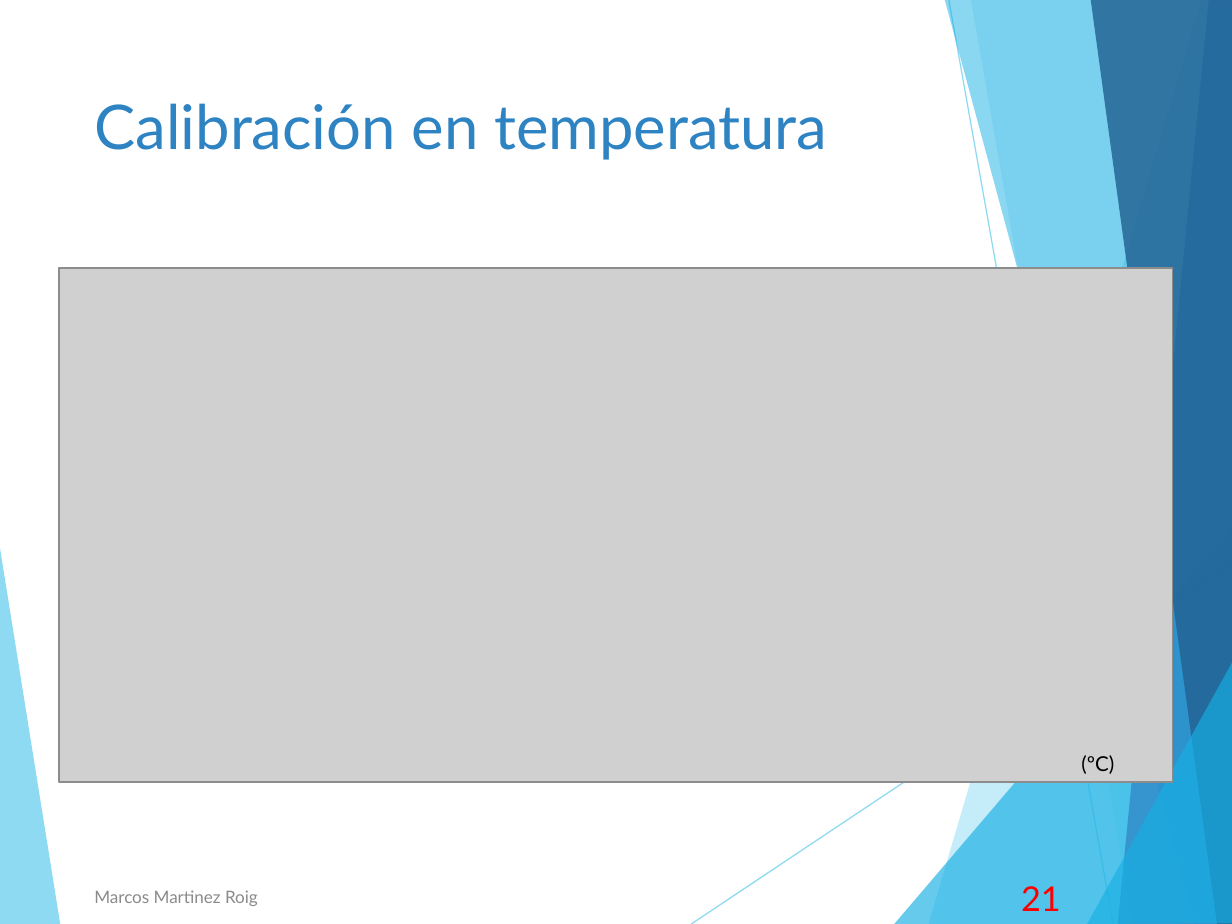
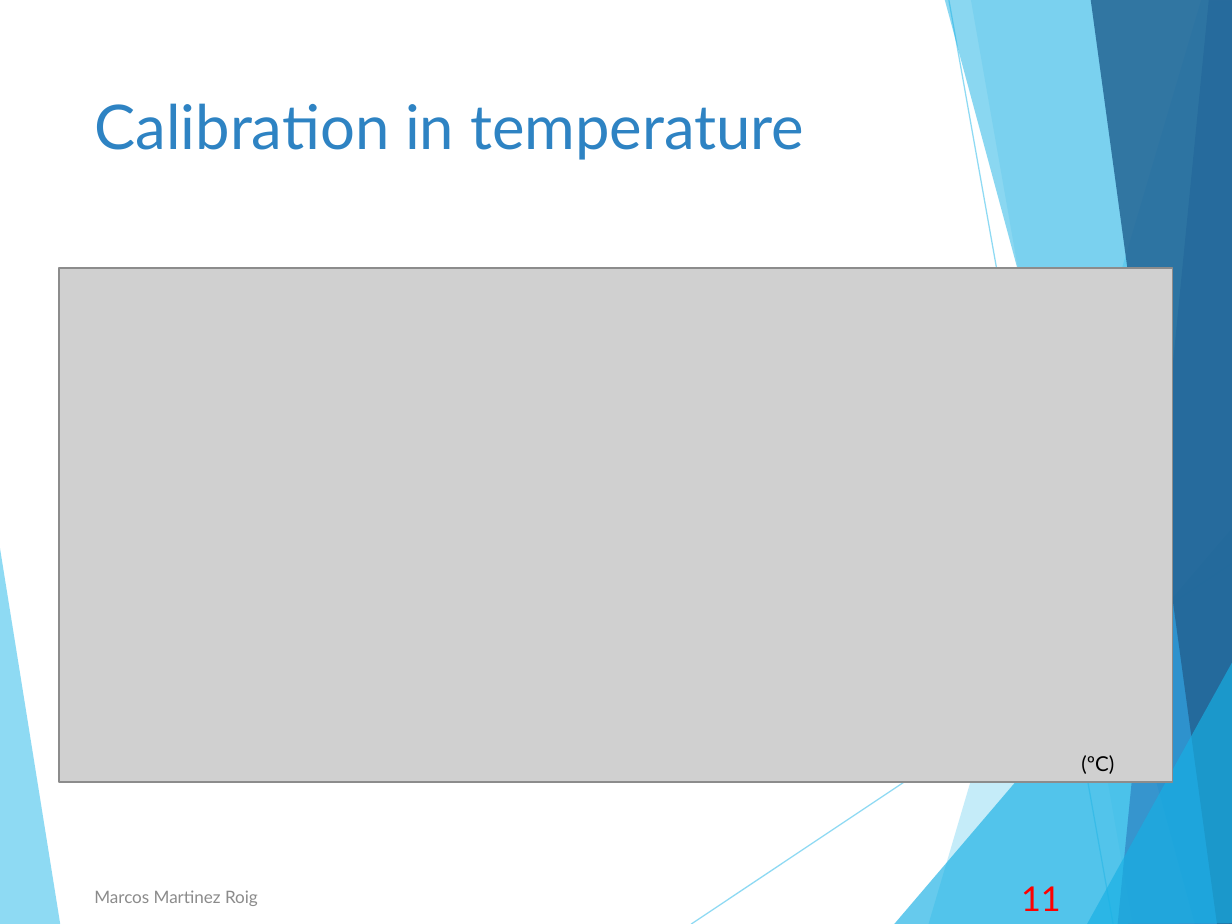
Before and after one commit to josediaz56/TFM-Marcos, a slide deck: slide 14 of Burdeos/presentación1.pptx. Drawn at 1232x924 pixels with LibreOffice and Linux fonts; fonts in the diff are those of the drawing; grey boxes stand for pictures. Boxes give left, top, right and bottom in pixels: in the first picture for what was removed or moved away, otherwise in the second. Text is boxed around its words. In the diff, an @@ line names an element or a change of style, - is before the commit and + after.

```diff
--- a/Burdeos/presentación1.pptx
+++ b/Burdeos/presentación1.pptx
@@ title at (94,103,804,160): text changed @@
-Calibración en temperatura
+Calibration in temperature
@@ text at (1021,886,1061,911): text changed @@
-21
+11
```
Also in this commit, not shown: 4 other slides changed, 3 slides added, 1 other file.
